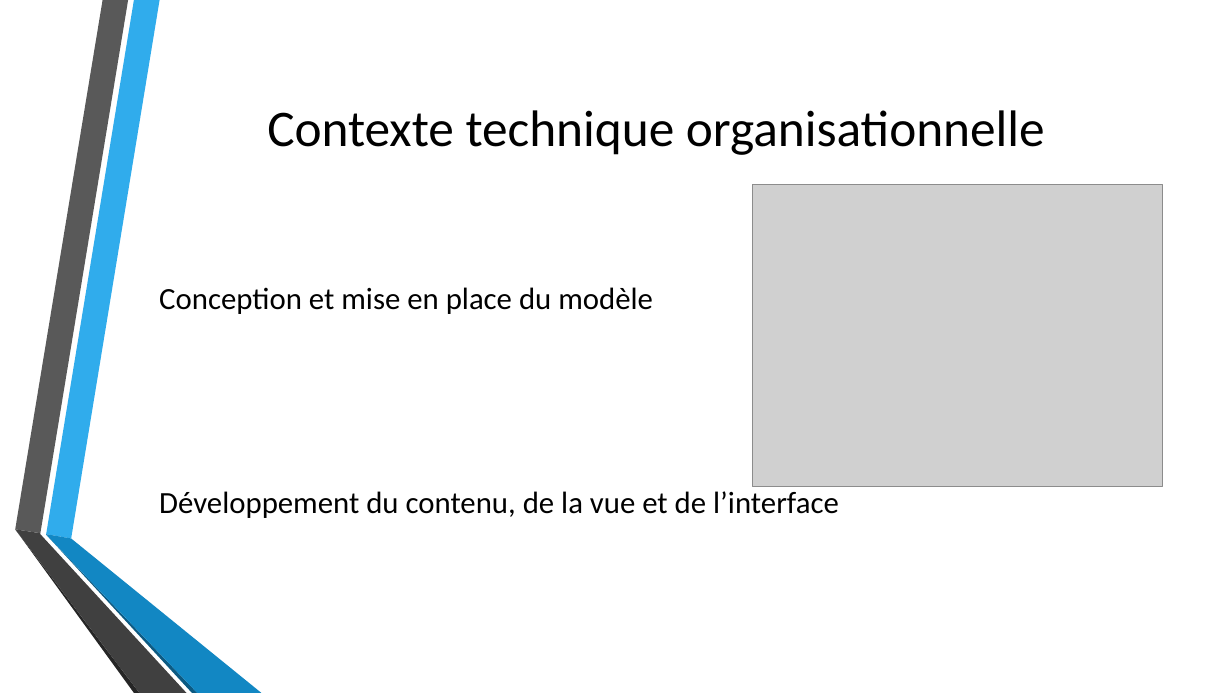
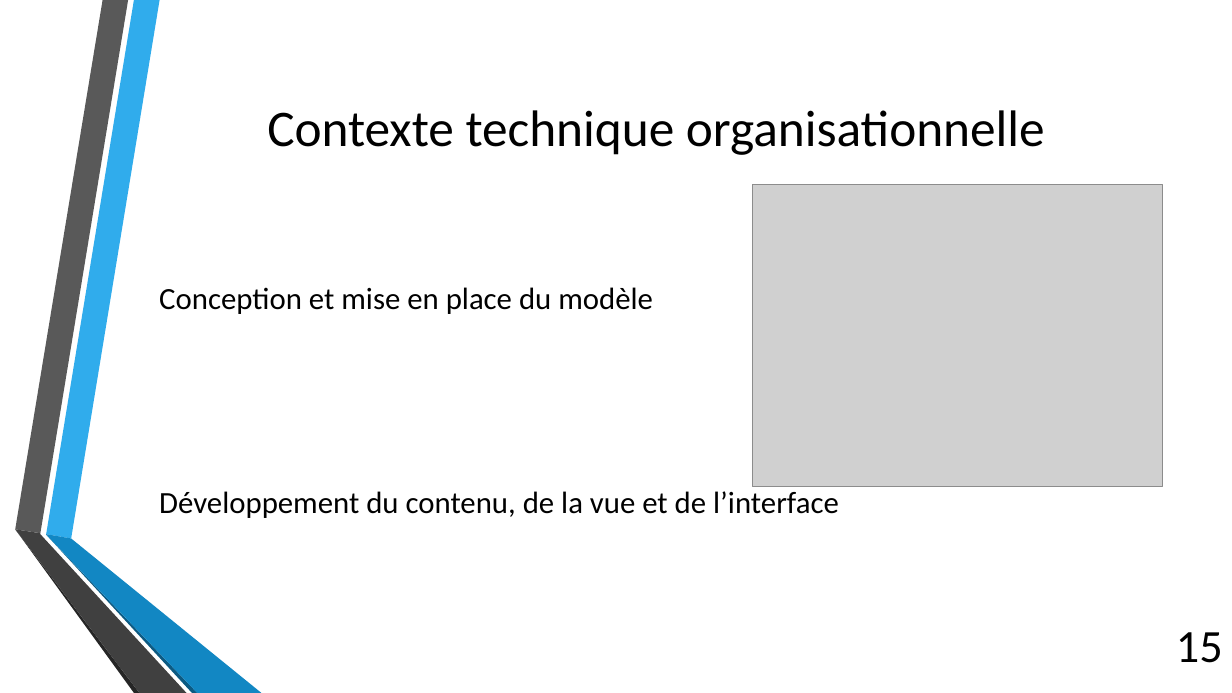
Before and after one commit to Thibaut-Comte/projetIT, a slide deck: slide 15 of PrésentationBourseEchangeSCPI.pptx. Drawn at 1232x693 pixels with LibreOffice and Linux fonts; fonts in the diff are those of the drawing; grey boxes stand for pictures; background and template pictures are left out. Boxes give left, top, right and bottom in pixels: in the first picture for what was removed or moved away, otherwise in the second. Text is boxed around its words. In the diff, an @@ line names an element or a change of style, - is before the commit and + after.

```diff
--- a/PrésentationBourseEchangeSCPI.pptx
+++ b/PrésentationBourseEchangeSCPI.pptx
@@ page number added at (x1=1176, y1=632, x2=1223, y2=663), 36 pt, text #000000 @@
+15
```
Also in this commit, not shown: 19 other slides changed.
